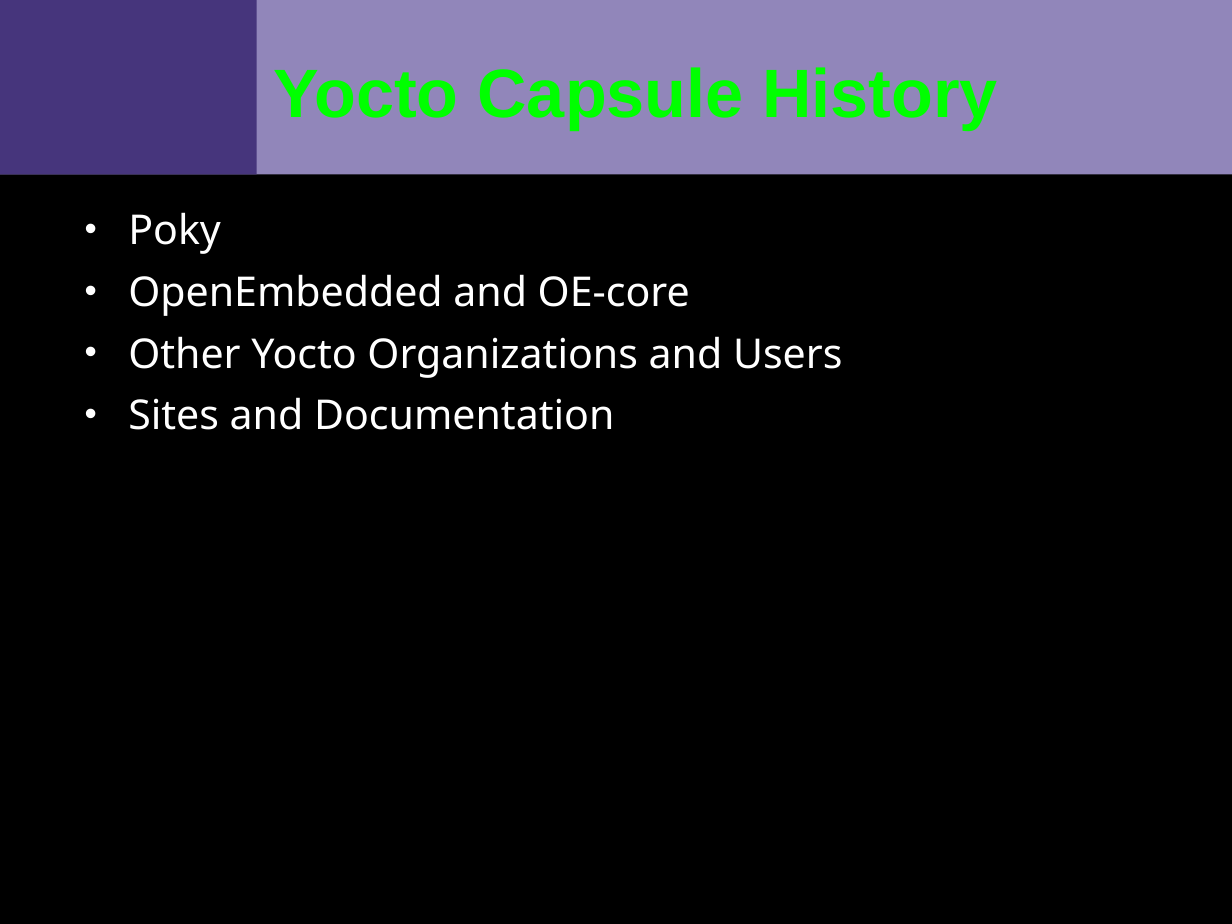
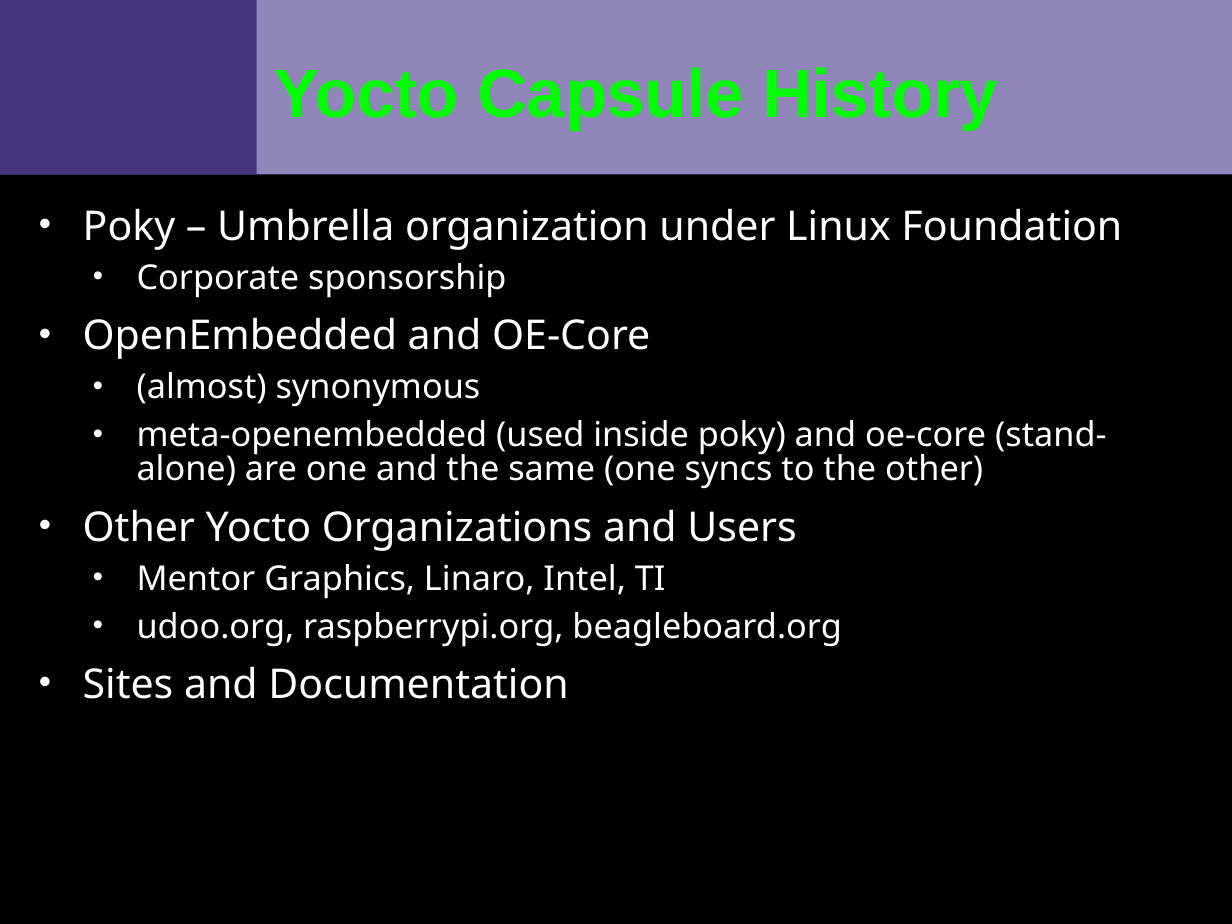
Before and after one commit to VCTLabs/scale13x-presentations, a slide deck: slide 3 of yocto_scale_intro.odp. Drawn at 1232x924 pixels with LibreOffice and Linux fonts; fonts in the diff are those of the drawing; background and template pictures are left out. Boxes give left, top, right and bottom in pixels: in the first picture for what was removed or moved away, otherwise in the second. Text is boxed around its words. In the diff, an @@ line names an element or a change of style, - is before the commit and + after.

```diff
--- a/yocto_scale_intro.odp
+++ b/yocto_scale_intro.odp
@@ text "Poky – Umbrella organization under ..." moved from (x1=128, y1=212, x2=842, y2=430) to (x1=83, y1=208, x2=1122, y2=699) @@
@@ text at (x1=83, y1=208, x2=1122, y2=489): text changed; size 24 to 20 pt @@
-• Poky
-• OpenEmbedded and OE-core
+• Poky – Umbrella organization under Linux Foundation
+  • Corporate sponsorship
+• OpenEmbedded and OE-Core
+  • (almost) synonymous
+  • meta-openembedded (used inside poky) and oe-core (stand-alone) are one and the same (one syncs to the other)
@@ text at (x1=137, y1=564, x2=841, y2=647): paragraphs added @@
+  • Mentor Graphics, Linaro, Intel, TI
+  • udoo.org, raspberrypi.org, beagleboard.org
```
Also in this commit, not shown: 4 other slides changed, 1 other file.
